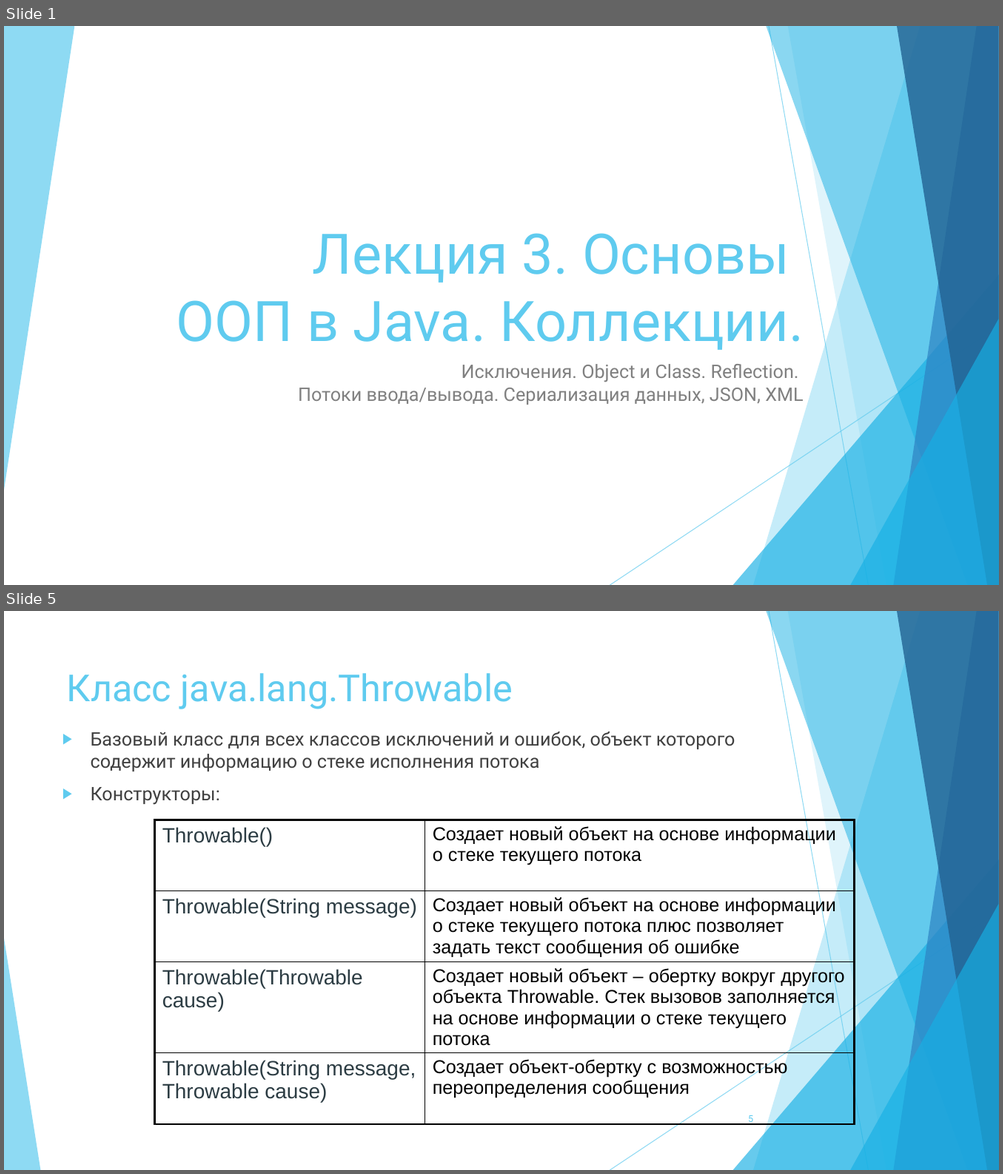
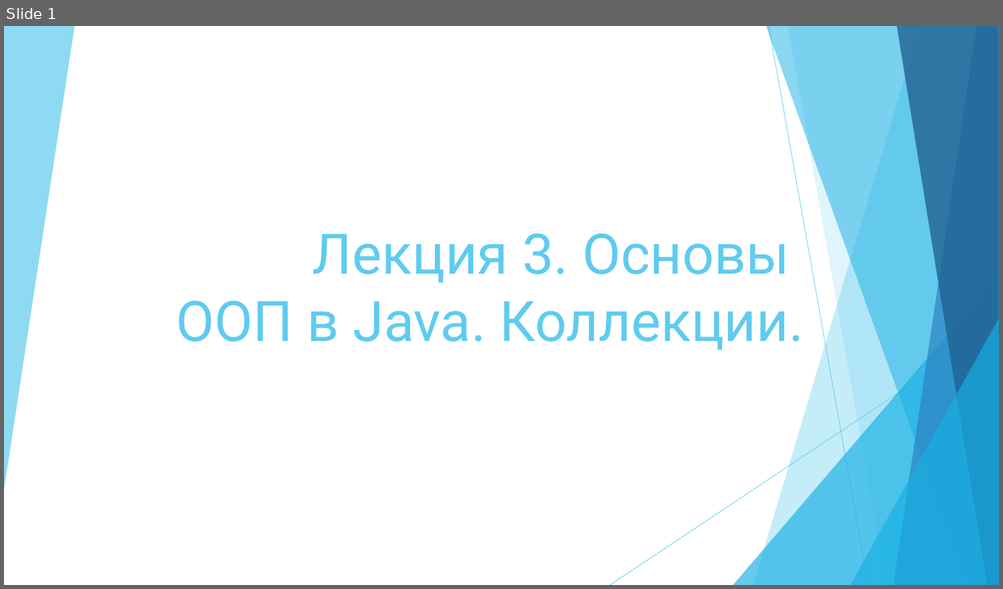
Before and after one commit to vvsirius/Presentations, a slide deck: 03. Java.pptx. Shown one above the other, each under a label of ours: slides 1 and 5 before the commit, slide 1 after it; the slides between them are not shown. The pictures are 1003x1174 and 1003x589 pixels, drawn with LibreOffice and Linux fonts; fonts in the diff are those of the drawing. Boxes give left, top, right and bottom in pixels: in the first picture for what was removed or moved away, otherwise in the second. Text is boxed around its words. In the diff, an @@ line names an element or a change of style, - is before the commit and + after.

```diff
--- a/03. Java.pptx
+++ b/03. Java.pptx
@@ slide 5 removed at bbox=[4, 611, 999, 1170], background #FFFFFF; not listed: 9 template elements that a slide beside it also shows @@
@@ title removed at bbox=[67, 673, 512, 709] @@
-Класс java.lang.Throwable
@@ text removed at bbox=[91, 732, 735, 805] @@
-▶ Базовый класс для всех классов исключений и ошибок, объект которого содержит информацию о стеке исполнения потока
-▶ Конструкторы:
@@ table removed at bbox=[155, 820, 854, 1135], 4 rows, 2 columns @@
-Throwable() | Создает новый объект на основе информации о стеке текущего потока
-Throwable(String message) | Создает новый объект на основе информации о стеке текущего потока плюс позволяет задать текст сообщения об ошибке
-Throwable(Throwable cause) | Создает новый объект – обертку вокруг другого объекта Throwable. Стек вызовов заполняется на основе информации о стеке текущего потока
-Throwable(String message, Throwable cause) | Создает объект-обертку с возможностью переопределения сообщения
@@ triangle removed at bbox=[4, 939, 40, 1170] @@
@@ page number removed at bbox=[748, 1116, 753, 1125] @@
-5
@@ slide 1 changed as well @@
@@ subtitle removed at bbox=[298, 364, 802, 405] @@
-Исключения. Object и Class. Reflection.
-Потоки ввода/вывода. Сериализация данных, JSON, XML
```
Also in this commit, not shown: 35 slides added, 37 other slides removed, 15 other files.
